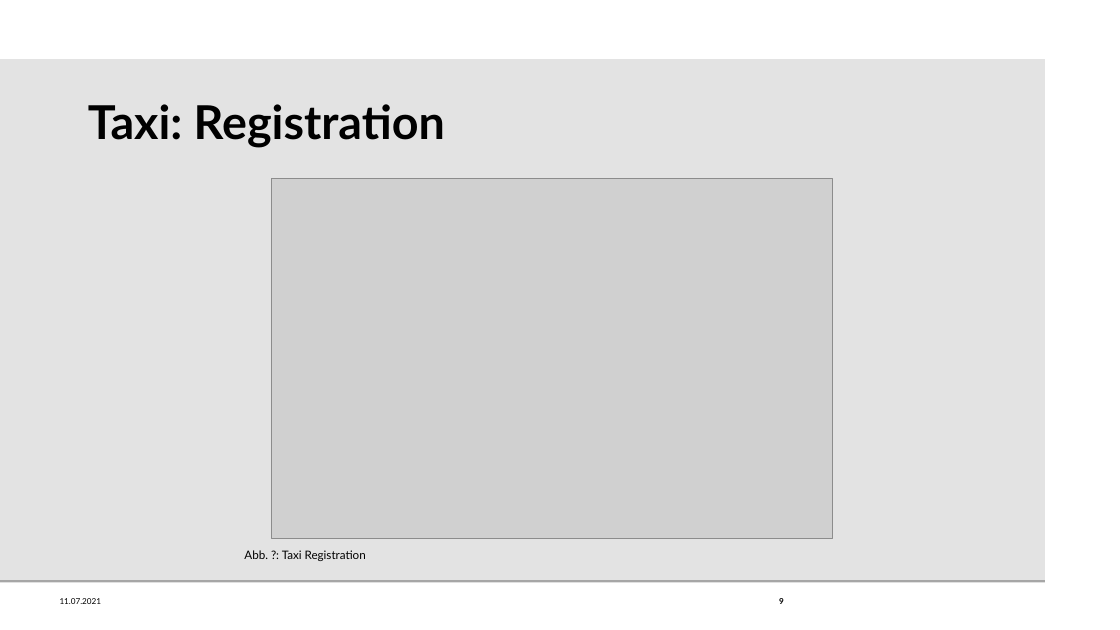
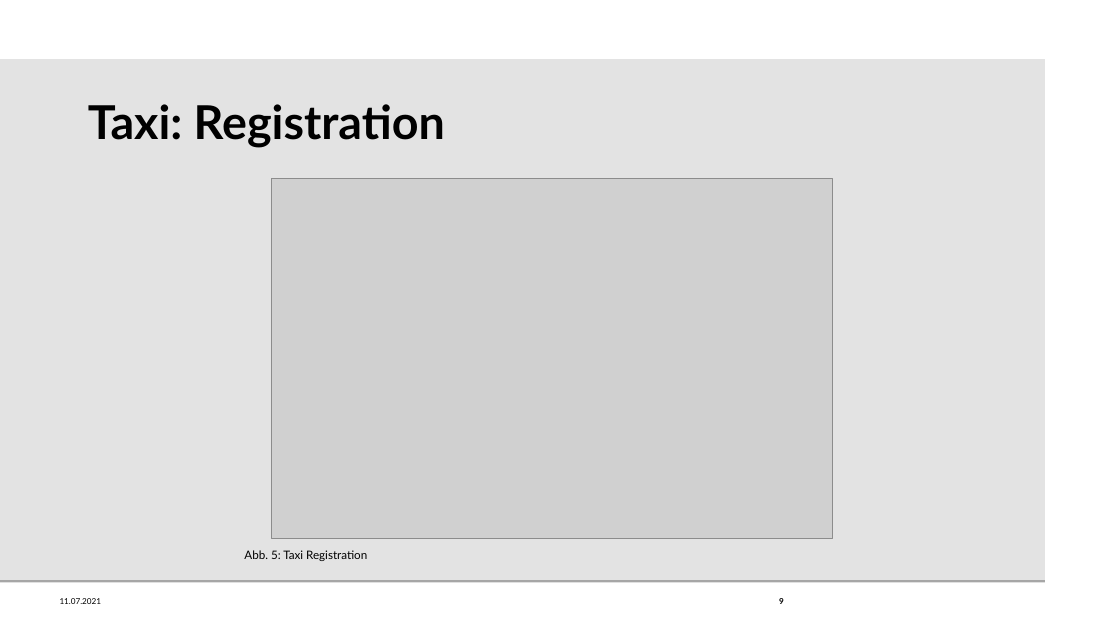
Before and after one commit to elehshl/mqtt_exercise_2021, a slide deck: slide 9 of presentation/MQTT_Exercise.odp. Drawn at 1120x630 pixels with LibreOffice and Linux fonts; fonts in the diff are those of the drawing; grey boxes stand for pictures; background and template pictures are left out. Boxes give left, top, right and bottom in pixels: in the first picture for what was removed or moved away, otherwise in the second. Text is boxed around its words. In the diff, an @@ line names an element or a change of style, - is before the commit and + after.

```diff
--- a/presentation/MQTT_Exercise.odp
+++ b/presentation/MQTT_Exercise.odp
@@ text at <box>244,550,367,561</box>: text changed @@
-Abb. ?: Taxi Registration
+Abb. 5: Taxi Registration
```
Also in this commit, not shown: 4 other slides changed.
